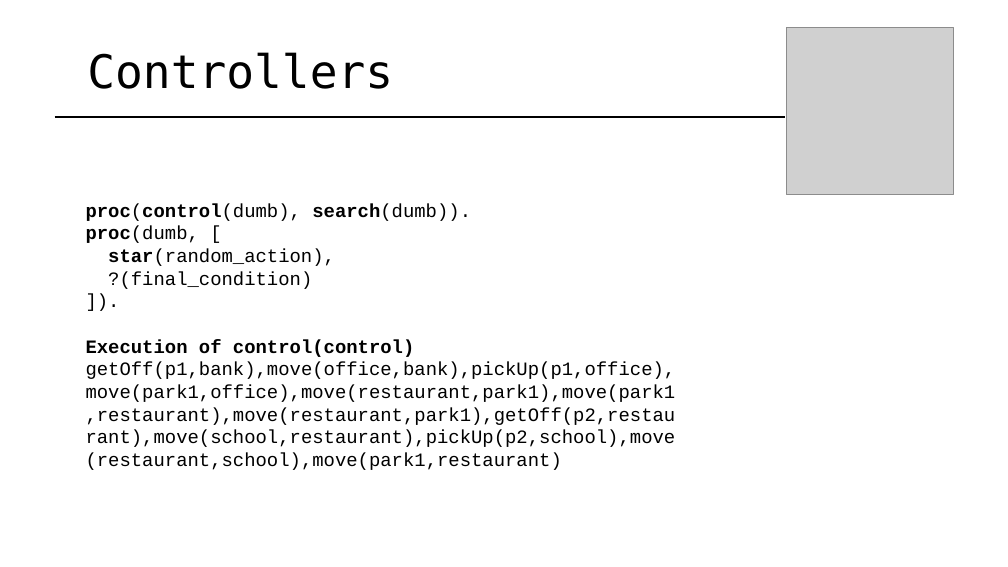
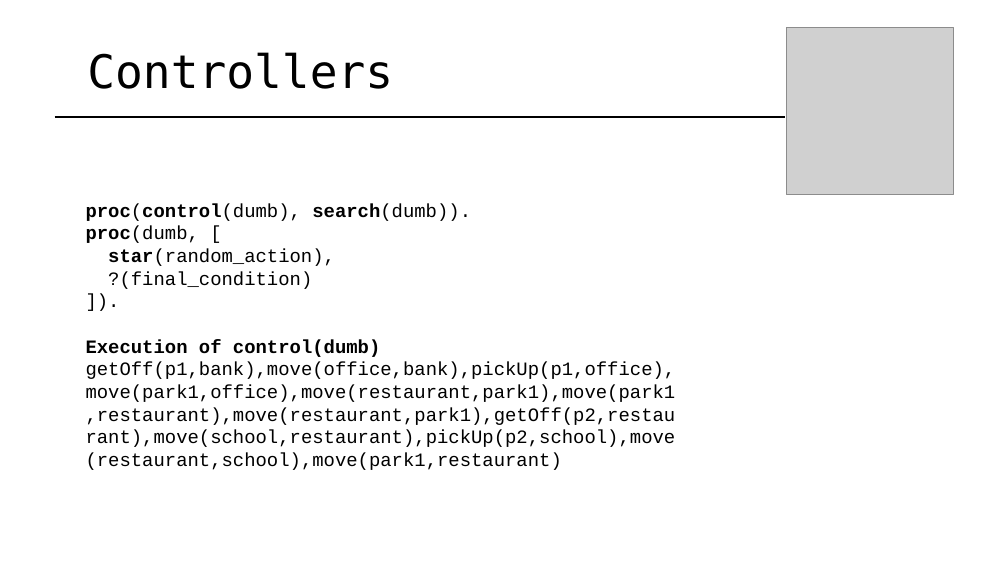
Before and after one commit to serenaragaglia/taxi_planning, a slide deck: slide 25 of documents/planning.pptx. Drawn at 1008x567 pixels with LibreOffice and Linux fonts; fonts in the diff are those of the drawing; grey boxes stand for pictures. Boxes give left, top, right and bottom in pixels: in the first picture for what was removed or moved away, otherwise in the second. Text is boxed around its words. In the diff, an @@ line names an element or a change of style, - is before the commit and + after.

```diff
--- a/documents/planning.pptx
+++ b/documents/planning.pptx
@@ text at [86, 339, 380, 357]: text changed @@
-Execution of control(control)
+Execution of control(dumb)
```
Also in this commit, not shown: 4 other slides changed.
